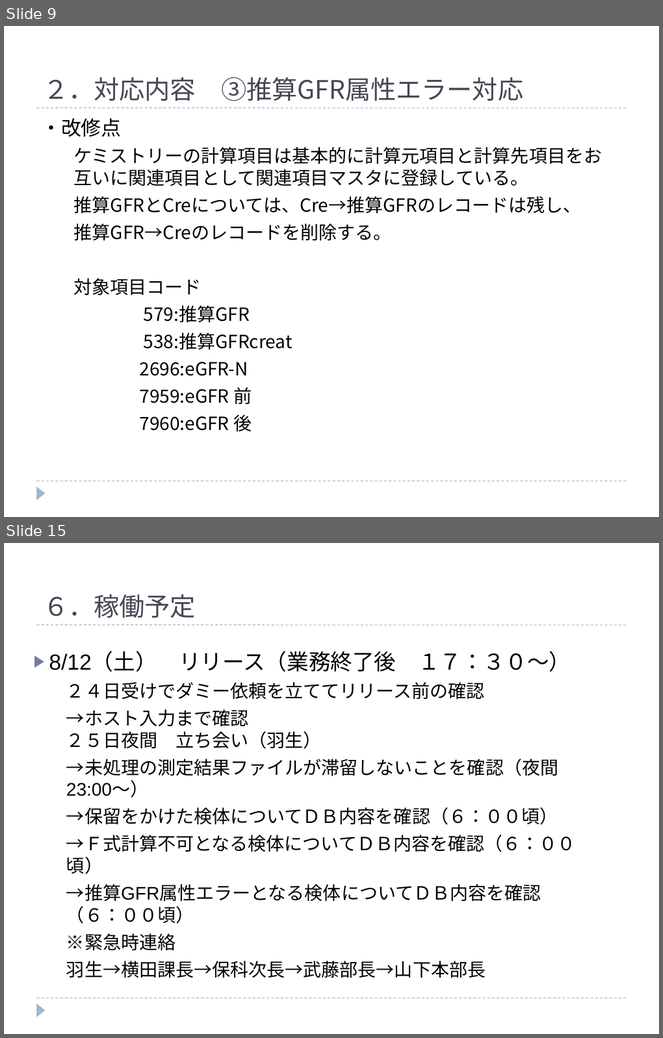
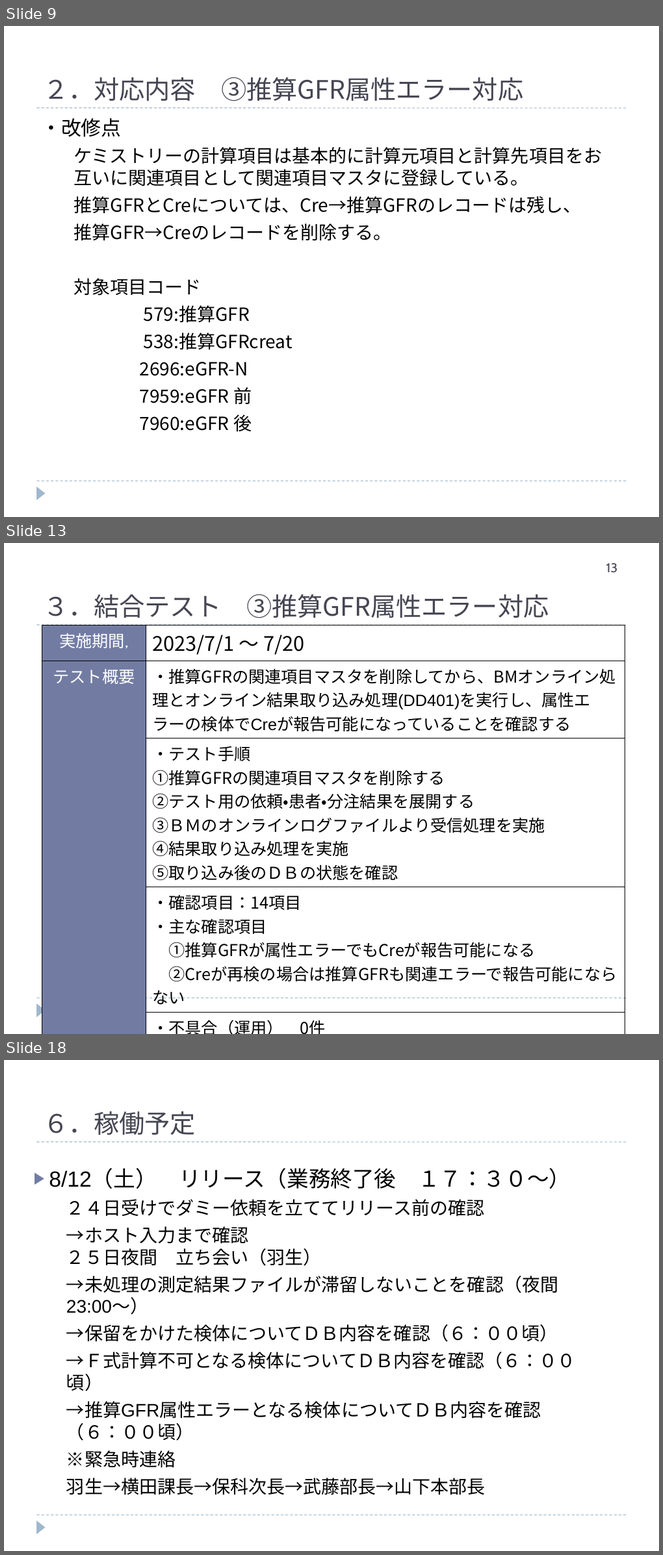
Before and after one commit to hanyutatsuya/Chemistory, a slide deck: 次期システム対応/レビュー2/ケミストリー次期先行対応_20230807.ppt. Shown one above the other, each under a label of ours: slides 9 and 15 before the commit, slides 9, 13 and 18 after it; the slides between them are not shown. The pictures are 663x1038 and 663x1555 pixels, drawn with LibreOffice and Linux fonts; fonts in the diff are those of the drawing. Boxes give left, top, right and bottom in pixels: in the first picture for what was removed or moved away, otherwise in the second. Text is boxed around its words. In the diff, an @@ line names an element or a change of style, - is before the commit and + after.

```diff
--- a/次期システム対応/レビュー2/ケミストリー次期先行対応_20230807.ppt
+++ b/次期システム対応/レビュー2/ケミストリー次期先行対応_20230807.ppt
@@ slide 13 added at [4,543,659,1034], background #FFFFFF; not listed: 3 template elements that a slide beside it also shows @@
@@ page number added at [607,563,618,572], 14 pt, text #464653 @@
+13
@@ text added at [43,594,549,618], 28 pt, text #464653 @@
+３．結合テスト ③推算GFR属性エラー対応
@@ table added at [42,625,625,1001], 5 rows, 2 columns @@
+実施期間, | 2023/7/1 ～ 7/20
+テスト概要 | ・推算GFRの関連項目マスタを削除してから、BMオンライン処理とオンライン結果取り込み処理(DD401)を実行し、属性エラーの検体でCreが報告可能になっていることを確認する
+ | ・テスト手順 / ①推算GFRの関連項目マスタを削除する / ②テスト用の依頼・患者・分注結果を展開する / ③ＢＭのオンラインログファイルより受信処理を実施 / ④結果取り込み処理を実施 / ⑤取り込み後のＤＢの状態を確認
+ | ・確認項目：14項目 / ・主な確認項目 / ①推算GFRが属性エラーでもCreが報告可能になる / ②Creが再検の場合は推算GFRも関連エラーで報告可能にならない
+ | ・不具合（運用） 0件
@@ what was slide 15 is now slide 18 @@
```
Also in this commit, not shown: 5 slides changed, 2 other slides added, 33 other files.
